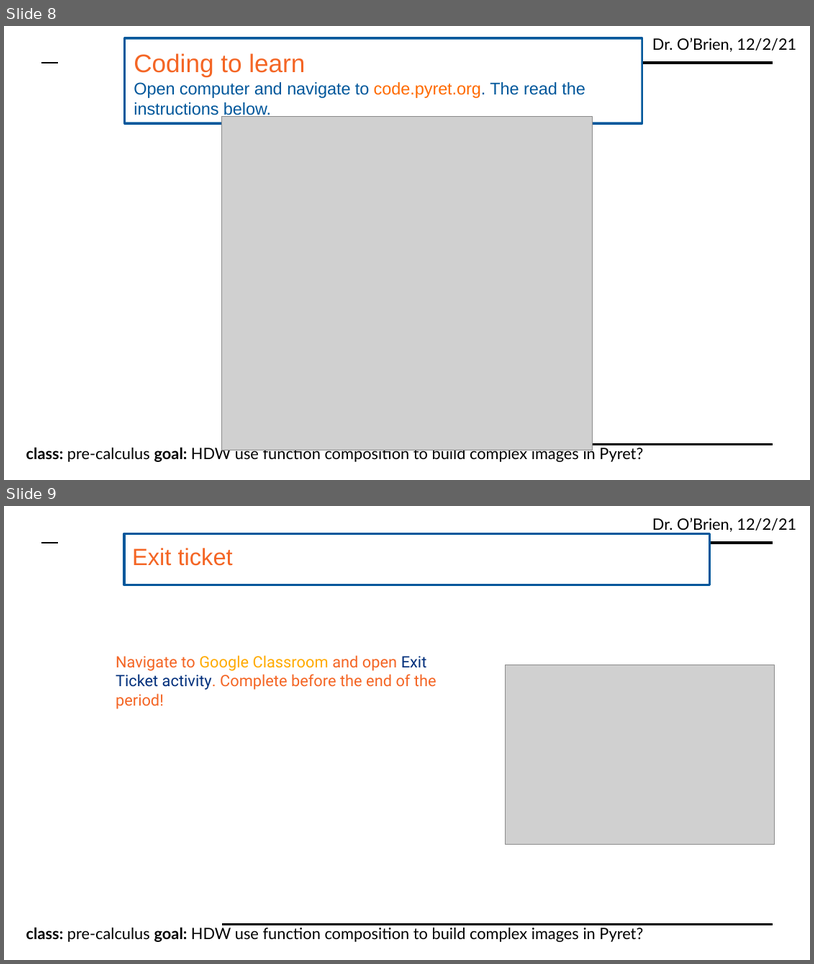
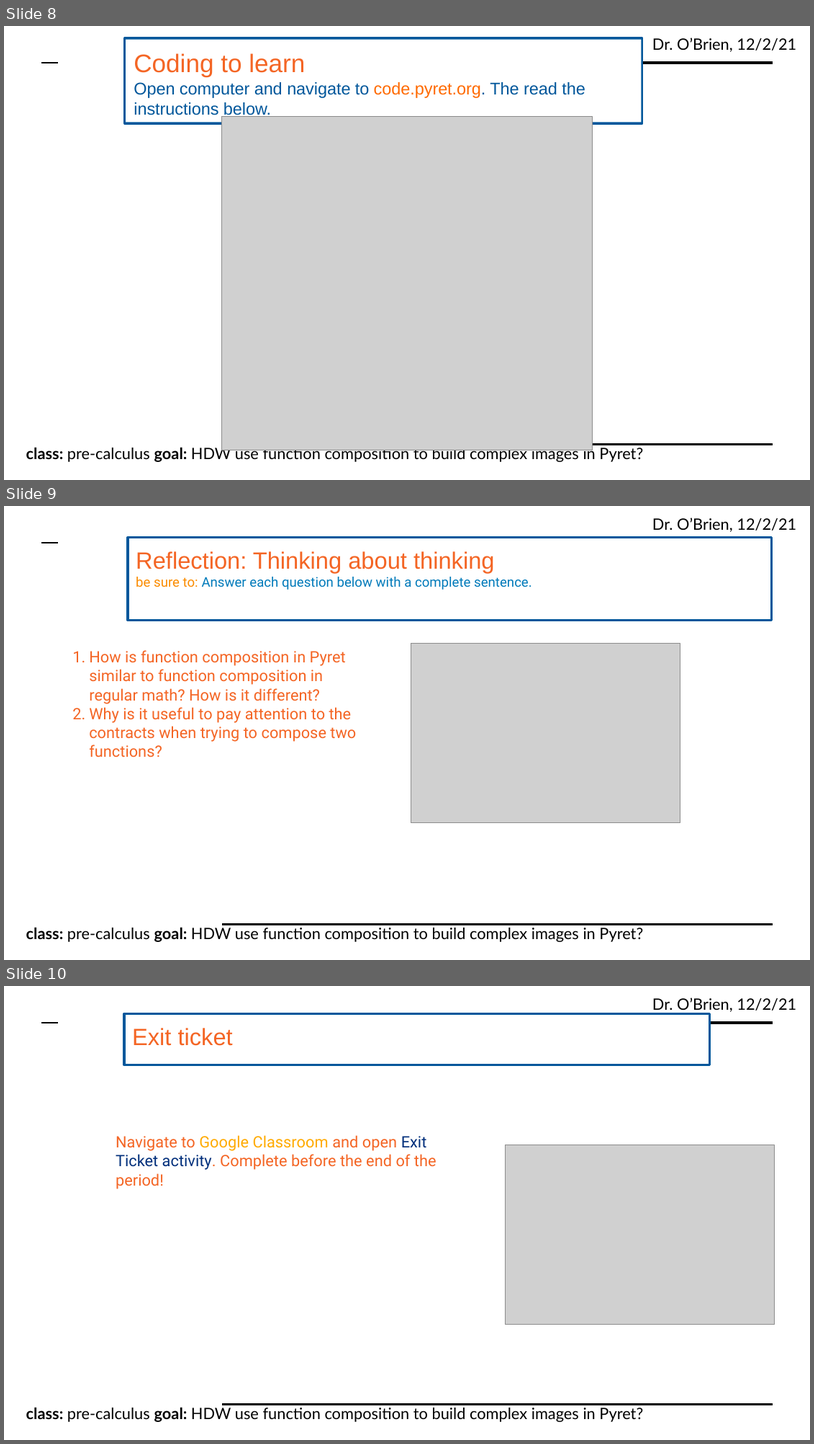
Before and after one commit to cobrien87/work, a slide deck: print/precal_11_4.pptx. Shown one above the other, each under a label of ours: slides 8 and 9 before the commit, slides 8, 9 and 10 after it. The pictures are 814x964 and 814x1444 pixels, drawn with LibreOffice and Linux fonts; fonts in the diff are those of the drawing; grey boxes stand for pictures; background and template pictures are left out. Boxes give left, top, right and bottom in pixels: in the first picture for what was removed or moved away, otherwise in the second. Text is boxed around its words. In the diff, an @@ line names an element or a change of style, - is before the commit and + after.

Commit message:
fixed precal

```diff
--- a/print/precal_11_4.pptx
+++ b/print/precal_11_4.pptx
@@ slide 9 added at box(4, 506, 810, 960), background #FFFFFF; not listed: 5 template elements that a slide beside it also shows @@
@@ rectangle added at box(128, 538, 772, 620), fill #FFFFFF, outline #01579B 2 pt, 12 pt, text #007ABA @@
+Reflection: Thinking about thinking
+be sure to: Answer each question below with a complete sentence.
@@ text added at box(89, 650, 356, 757), 14 pt, text #F46524 @@
+1. How is function composition in Pyret similar to function composition in regular math? How is it different?
+2. Why is it useful to pay attention to the contracts when trying to compose two functions?
@@ picture added at box(412, 643, 681, 822) @@
@@ what was slide 9 is now slide 10 @@
```
